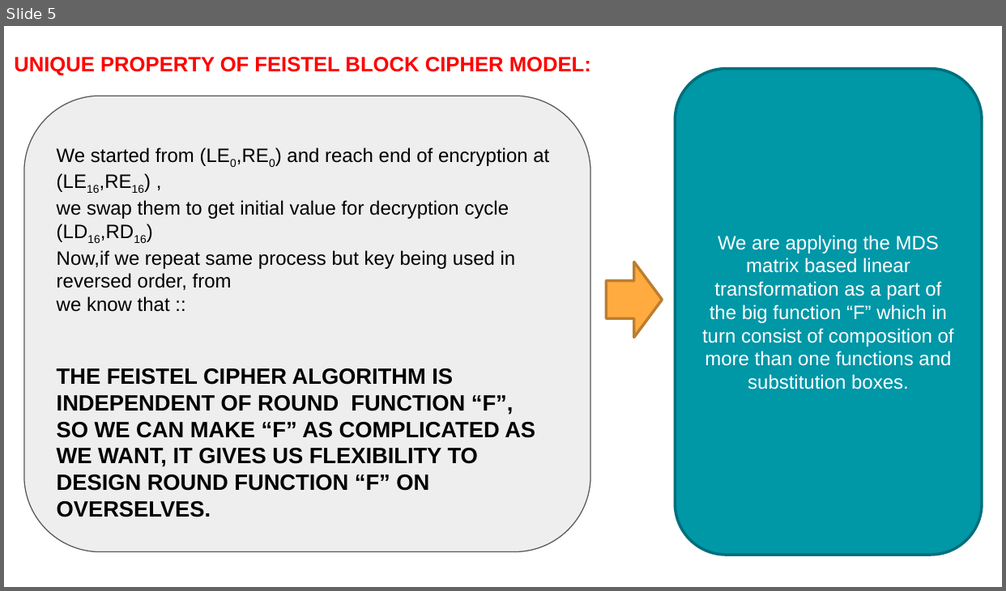
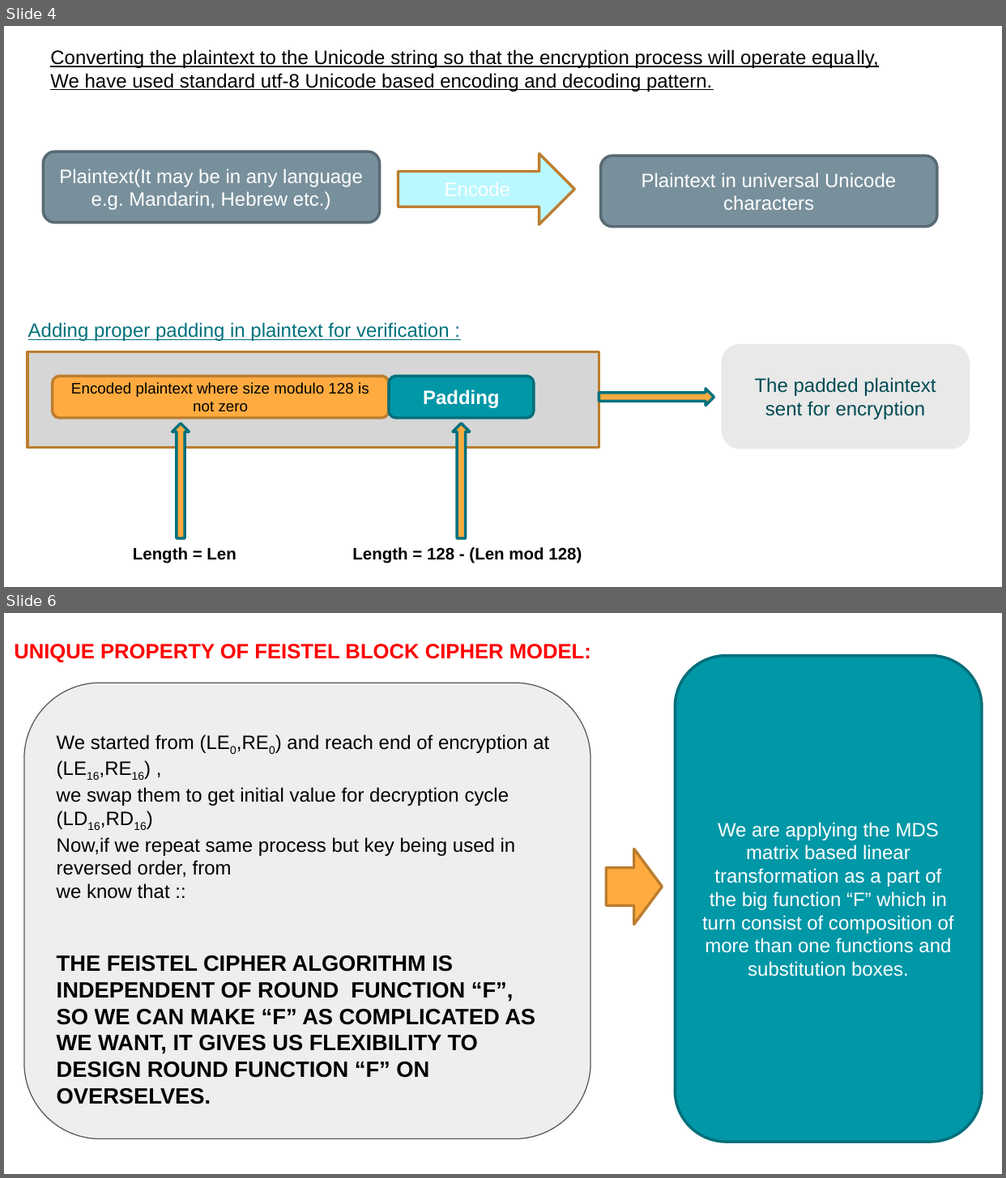
Before and after one commit to GoluKumar4024/Quantum-safe-algorithm, a slide deck: Final Year Project(PPT)(Group- CS41).pptx. Shown one above the other, each under a label of ours: slide 5 before the commit, slides 4 and 6 after it; the slides between them are not shown. The pictures are 1006x591 and 1006x1178 pixels, drawn with LibreOffice and Linux fonts; fonts in the diff are those of the drawing. Boxes give left, top, right and bottom in pixels: in the first picture for what was removed or moved away, otherwise in the second. Text is boxed around its words. In the diff, an @@ line names an element or a change of style, - is before the commit and + after.

```diff
--- a/Final Year Project(PPT)(Group- CS41).pptx
+++ b/Final Year Project(PPT)(Group- CS41).pptx
@@ slide 4 added at bbox=[4, 26, 1002, 587], background #FFFFFF @@
@@ text added at bbox=[50, 49, 879, 92], 14 pt, text #000000, underline @@
+Converting the plaintext to the Unicode string so that the encryption process will operate equally,
+We have used standard utf-8 Unicode based encoding and decoding pattern.
@@ rounded rectangle added at bbox=[43, 152, 379, 223], fill #78909C, outline #596B73 2 pt, 14 pt, text #FFFFFF @@
+Plaintext(It may be in any language e.g. Mandarin, Hebrew etc.)
@@ right arrow added at bbox=[398, 154, 575, 224], fill #BAF8FF, outline #BD7F2F 2 pt @@
@@ rounded rectangle added at bbox=[601, 156, 937, 227], fill #78909C, outline #596B73 2 pt, 14 pt, text #FFFFFF @@
+Plaintext in universal Unicode characters
@@ text added at bbox=[28, 322, 450, 341], 14 pt, text #00717D, underline @@
+Adding proper padding in plaintext for verification :
@@ rectangle added at bbox=[27, 352, 599, 448], fill #D6D6D6, outline #BD7F2F 2 pt @@
@@ rounded rectangle added at bbox=[722, 345, 968, 447], fill #E9E9E9, outline #E9E9E9 2 pt, 14 pt, text #004C54 @@
+The padded plaintext sent for encryption
@@ rounded rectangle added at bbox=[52, 376, 388, 418], fill #FFAB40, outline #BD7F2F 2 pt, 11 pt, text #000000 @@
+Encoded plaintext where size modulo 128 is not zero
@@ rounded rectangle added at bbox=[390, 376, 534, 418], fill #0097A7, outline #00707C 2 pt, 14 pt, text #FFFFFF, bold @@
+Padding
@@ right arrow added at bbox=[599, 389, 714, 406], fill #FFAB40, outline #00717D 2 pt @@
@@ right arrow added at bbox=[172, 425, 189, 539], fill #FFAB40, outline #00717D 2 pt @@
@@ right arrow added at bbox=[452, 425, 469, 539], fill #FFAB40, outline #00717D 2 pt @@
@@ text added at bbox=[133, 548, 236, 564], 12 pt, text #000000, bold @@
+Length = Len
@@ text added at bbox=[352, 548, 582, 564], 12 pt, text #000000, bold @@
+Length = 128 - (Len mod 128)
@@ what was slide 5 is now slide 6 @@
```
Also in this commit, not shown: 4 slides changed.
